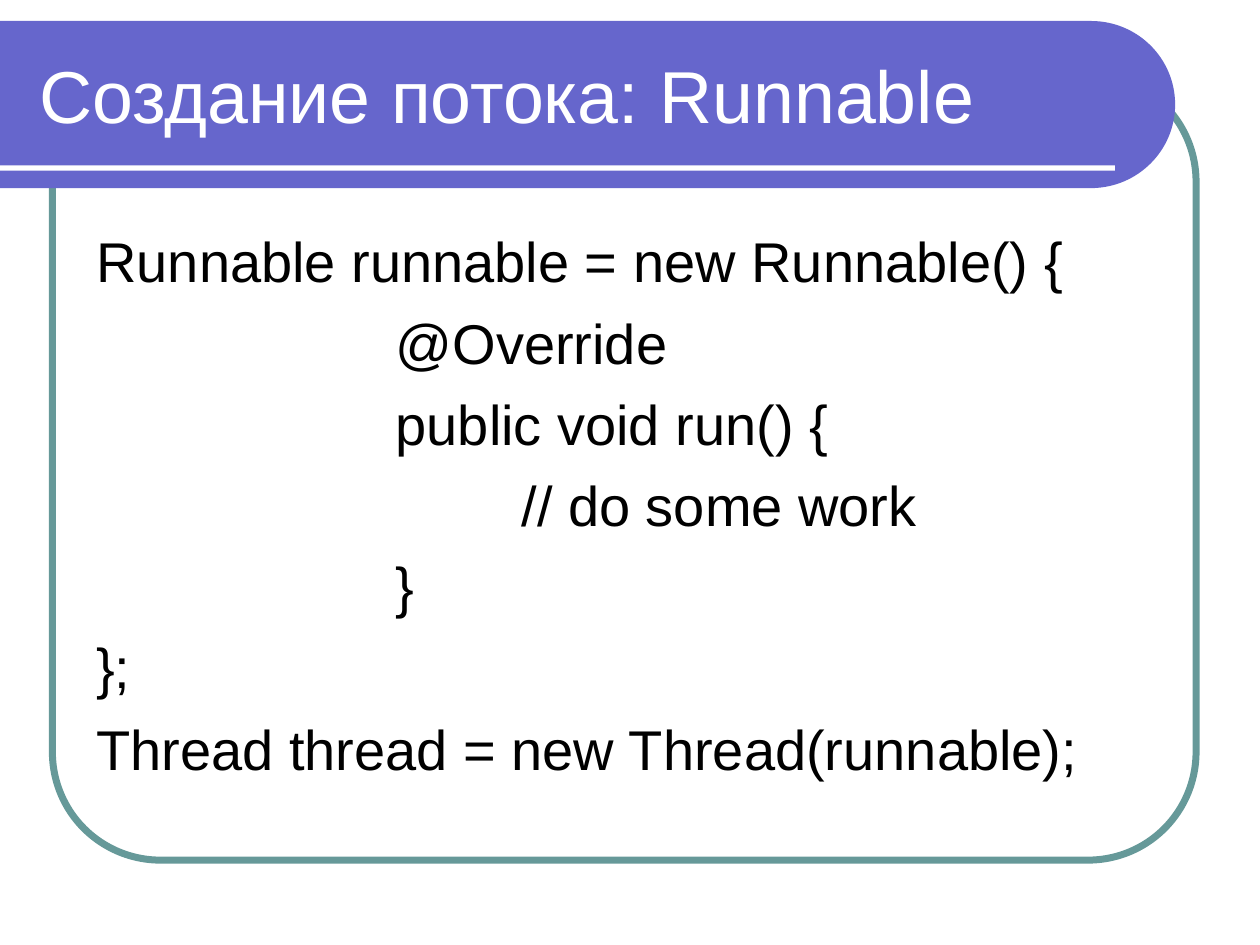
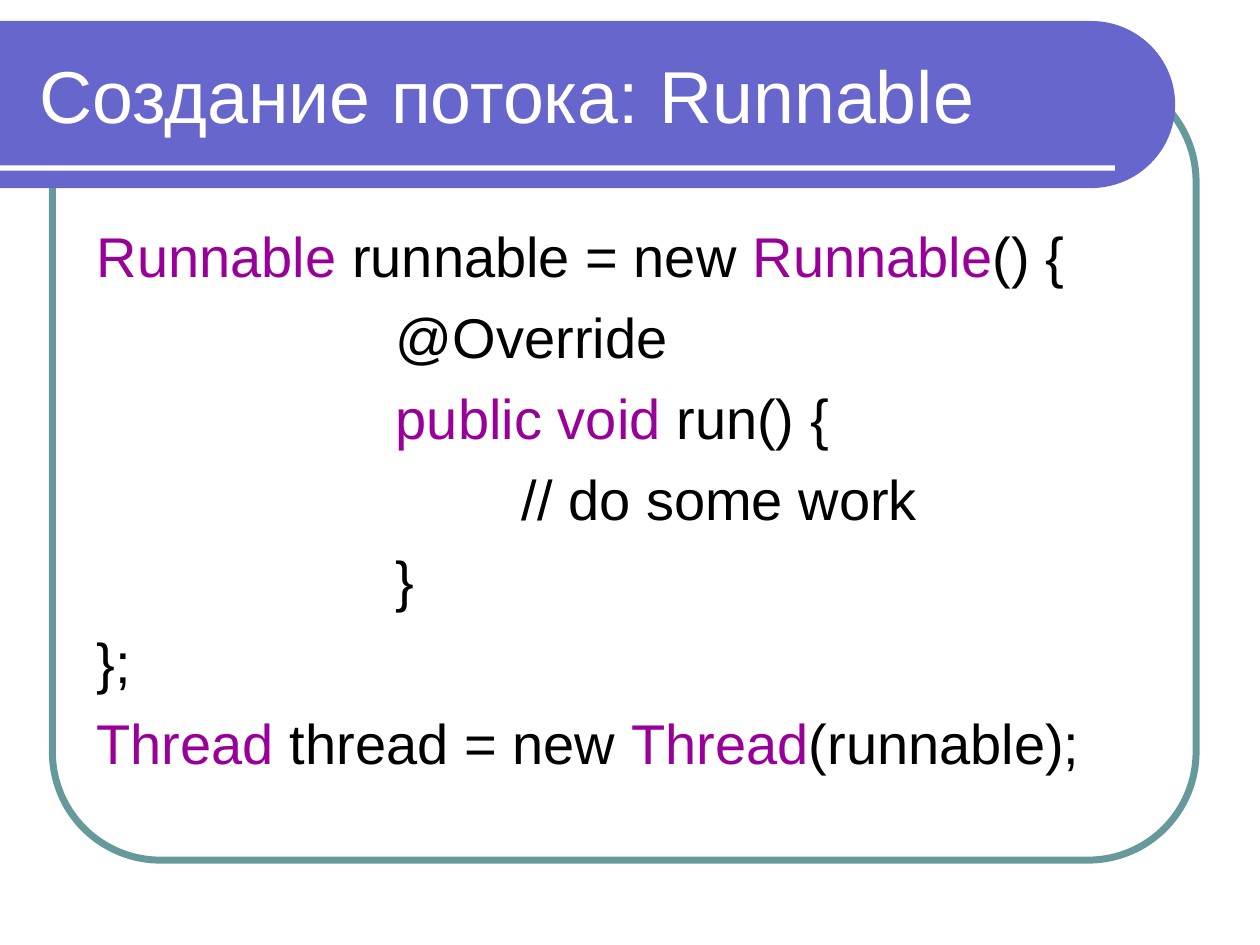
Before and after one commit to maxchv/JavaLessons, a slide deck: slide 20 of Lesson14/Modul 11 Vychislitelnye potoki.ppt. Drawn at 1260x945 pixels with LibreOffice and Linux fonts; fonts in the diff are those of the drawing. Boxes give left, top, right and bottom in pixels: in the first picture for what was removed or moved away, otherwise in the second. Text is boxed around its words. In the diff, an @@ line names an element or a change of style, - is before the commit and + after.

```diff
--- a/Lesson14/Modul 11 Vychislitelnye potoki.ppt
+++ b/Lesson14/Modul 11 Vychislitelnye potoki.ppt
@@ text at (x1=97, y1=236, x2=1079, y2=775): text colour #000000 to #990099 in "Runnable Runnable()", "public void", "Thread Thread(runnable);" @@
```
Also in this commit, not shown: 19 other slides changed, 8 slides added, 14 other files.
